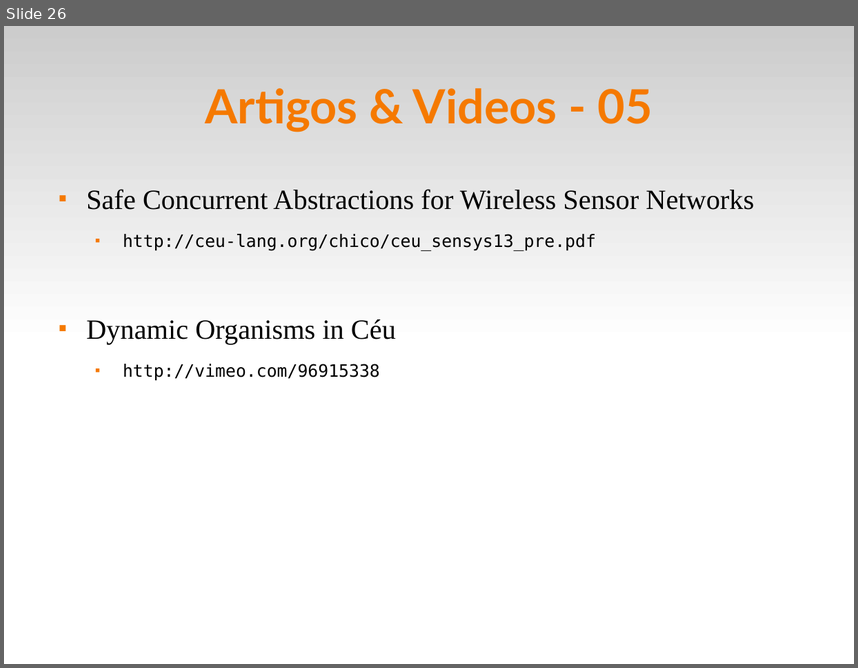
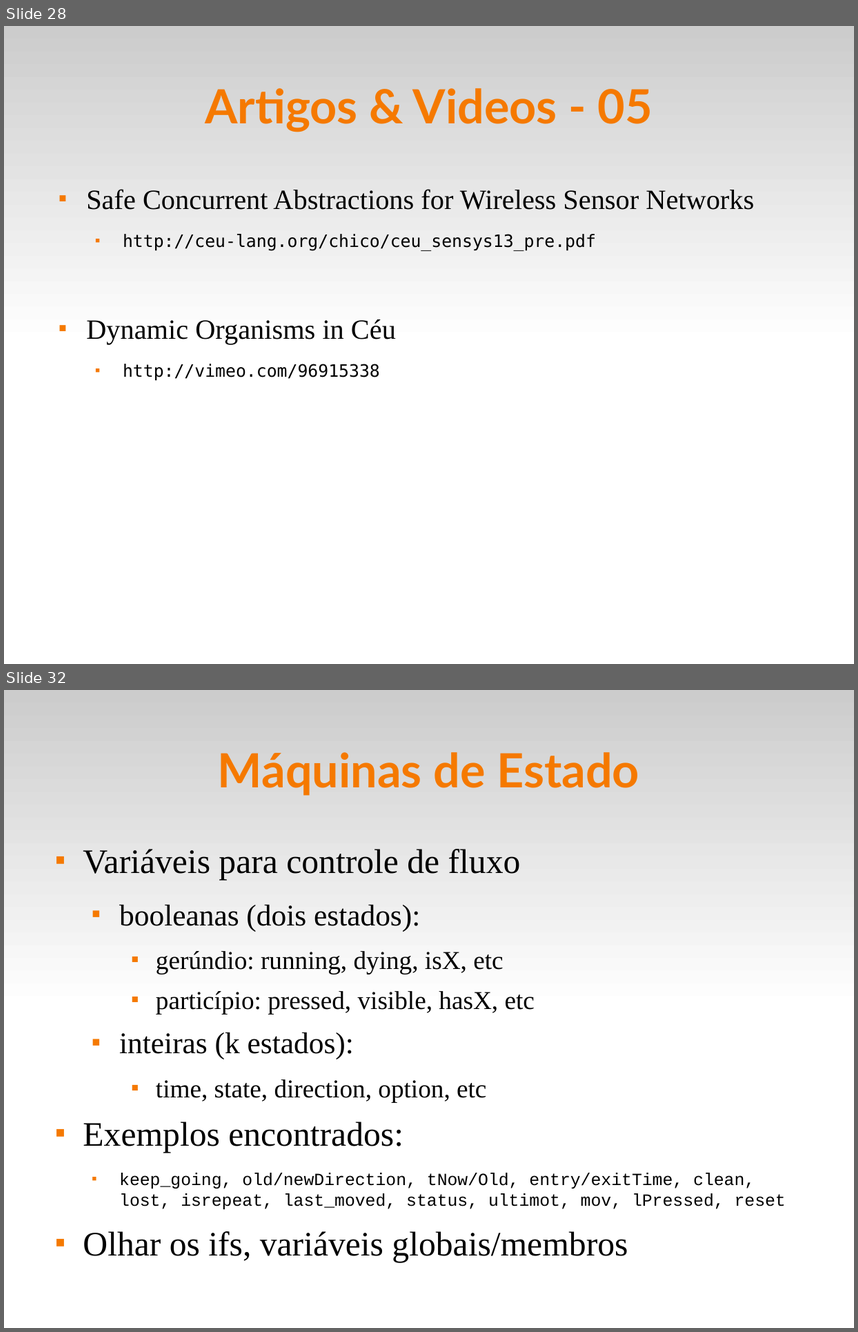
Before and after one commit to fsantanna-uerj/reativos, a slide deck: slides/05_ceu.odp. Shown one above the other, each under a label of ours: slide 26 before the commit, slides 28 and 32 after it; the slides between them are not shown. The pictures are 858x668 and 858x1332 pixels, drawn with LibreOffice and Linux fonts; fonts in the diff are those of the drawing. Boxes give left, top, right and bottom in pixels: in the first picture for what was removed or moved away, otherwise in the second. Text is boxed around its words. In the diff, an @@ line names an element or a change of style, - is before the commit and + after.

```diff
--- a/slides/05_ceu.odp
+++ b/slides/05_ceu.odp
@@ slide 32 added at box(4, 690, 854, 1328), background #FFFFFF; not listed: 1 template element that a slide beside it also shows @@
@@ title added at box(218, 752, 639, 796), 44 pt, text #F57900, bold @@
+Máquinas de Estado
@@ text added at box(83, 849, 786, 1262), 16 pt, text #000000 @@
+■ Variáveis para controle de fluxo
+  ■ booleanas (dois estados):
+    ■ gerúndio: running, dying, isX, etc
+    ■ particípio: pressed, visible, hasX, etc
+  ■ inteiras (k estados):
+    ■ time, state, direction, option, etc
+■ Exemplos encontrados:
+  ■ keep_going, old/newDirection, tNow/Old, entry/exitTime, clean, lost, isrepeat, last_moved, status, ultimot, mov, lPressed, reset
+■ Olhar os ifs, variáveis globais/membros
@@ what was slide 26 is now slide 28 @@
```
Also in this commit, not shown: 9 slides changed, 9 other slides added, 7 other files.
